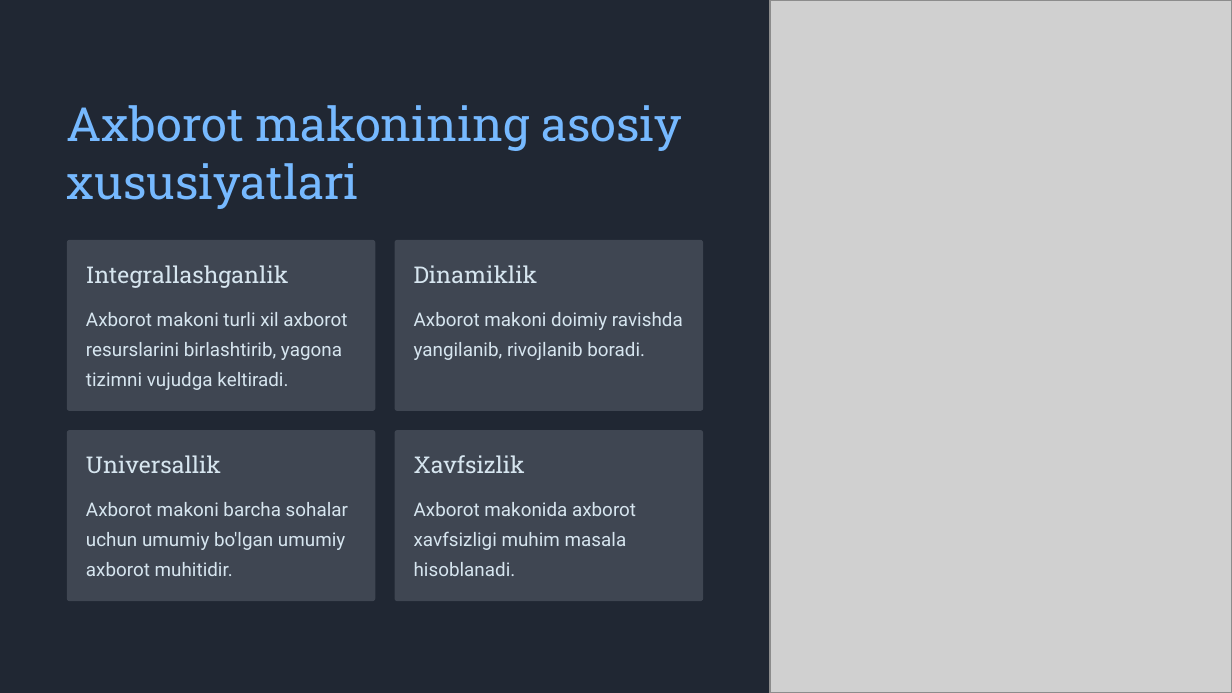
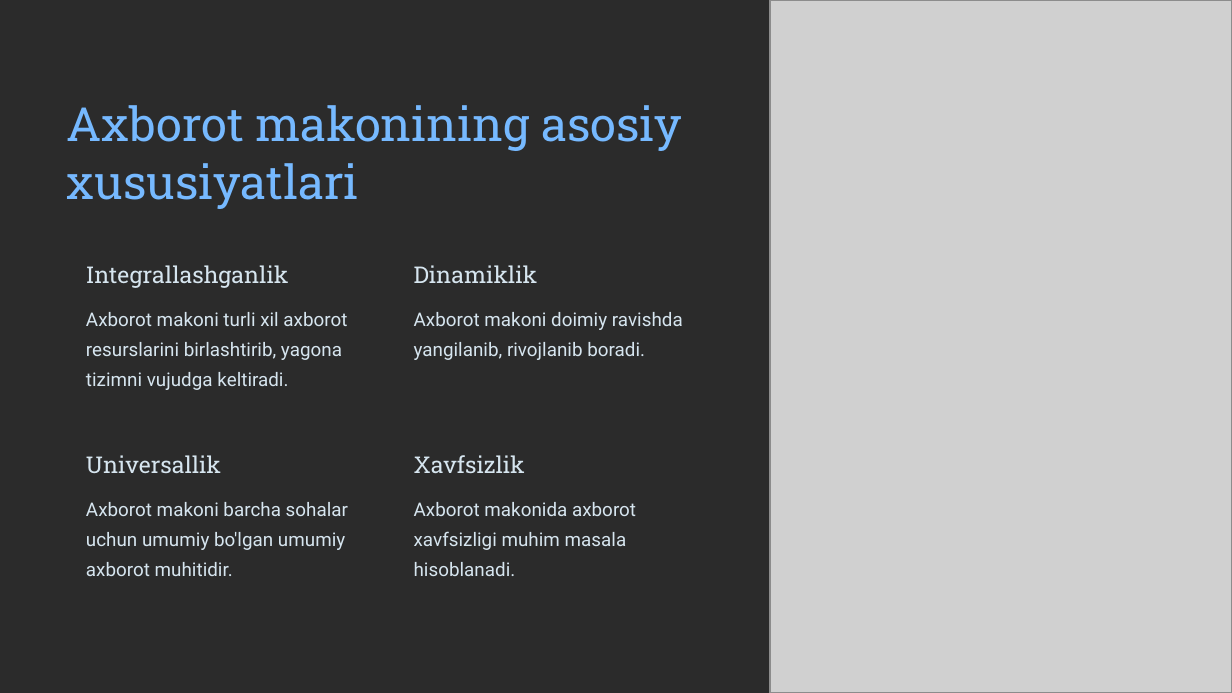
Before and after one commit to qarshiyevnodir-stack/student_helper_bot, a slide deck: slide 3 of templates/shablonlar/gamma2.pptx. Drawn at 1232x693 pixels with LibreOffice and Linux fonts; fonts in the diff are those of the drawing; grey boxes stand for pictures; background and template pictures are left out; a plain dark background stands for a picture behind light text. Boxes give left, top, right and bottom in pixels: in the first picture for what was removed or moved away, otherwise in the second. Text is boxed around its words. In the diff, an @@ line names an element or a change of style, - is before the commit and + after.

Commit message:
Fix: yangi Stil_gamma2 shablon o'rnatildi; duplicate_slide_with_rels ishlatiladi — background va rasmlar to'g'ri nusxalanadi

```diff
--- a/templates/shablonlar/gamma2.pptx
+++ b/templates/shablonlar/gamma2.pptx
@@ background #202733 to picture (left out) @@
@@ rounded rectangle removed at (x1=67, y1=240, x2=375, y2=411) @@
@@ rounded rectangle removed at (x1=394, y1=240, x2=702, y2=411) @@
@@ rounded rectangle removed at (x1=67, y1=430, x2=375, y2=601) @@
@@ rounded rectangle removed at (x1=394, y1=430, x2=702, y2=601) @@
```
Also in this commit, not shown: 4 other slides changed, 1 other file.
